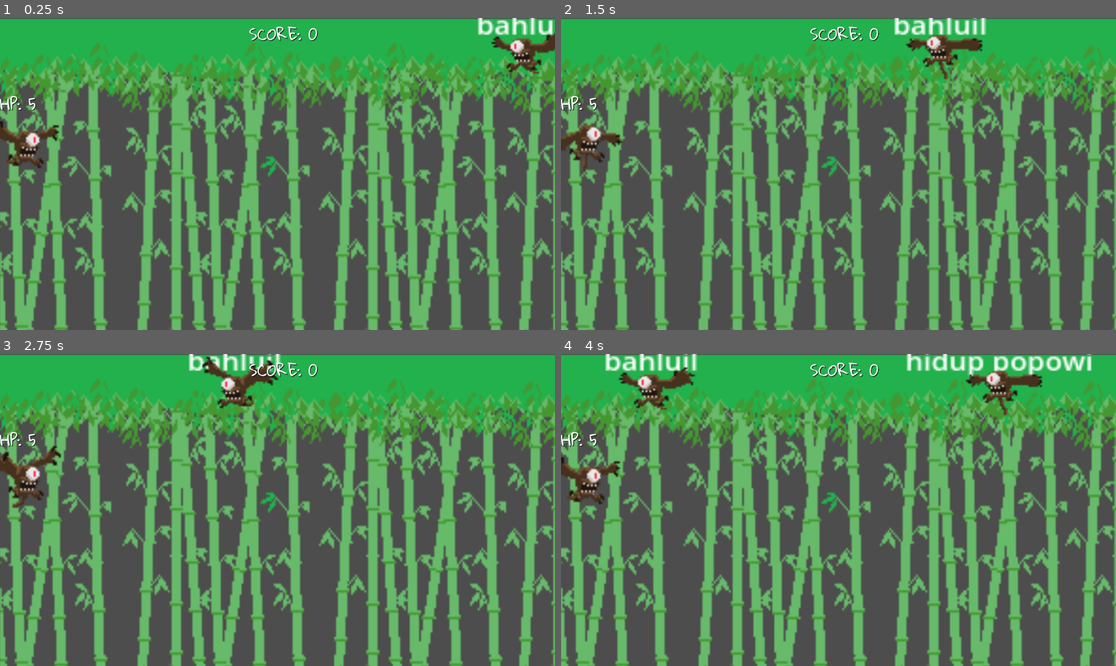
Above: before the commit, frames 1-4 (two rows, left to right).
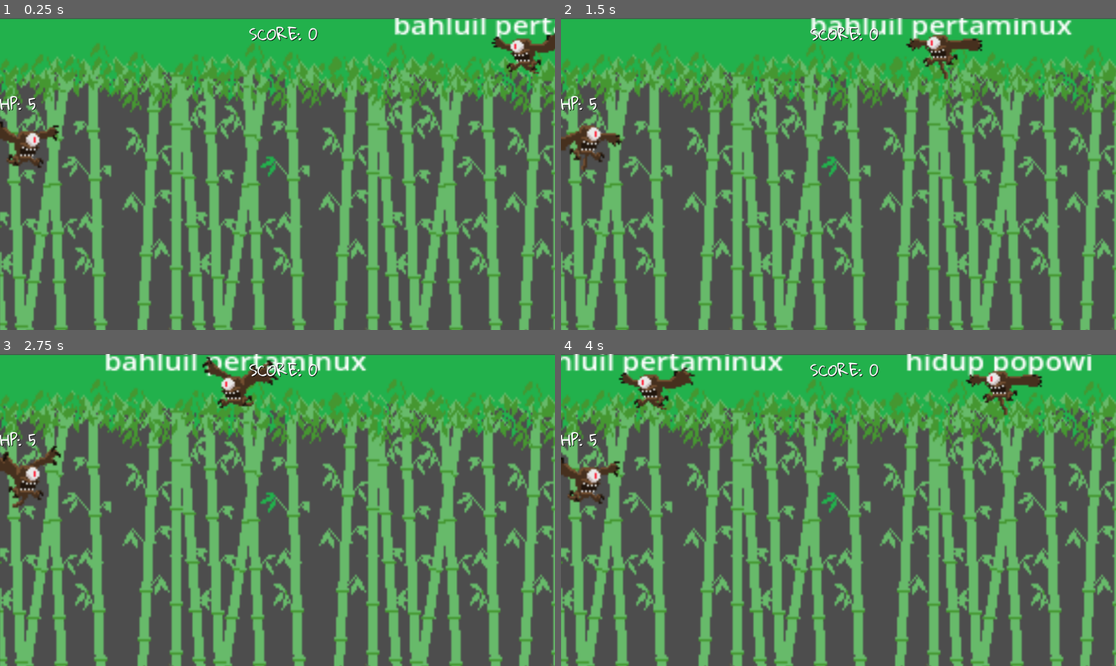
Above: after the commit, the same moments.

Repository: awanswangd/Bahana-Bani
Game: Godot game, scene res://main.tscn
Two runs of this game, one before a commit and one after it. Both use one fixed random seed, a clock stepped at 60 frames per second and the inputs below.
Inputs:
- Up to frame 1 (0.25 s): no input
- Up to frame 2 (1.5 s): tap Enter at 0.5 s
- Up to frame 3 (2.75 s): no input
- Up to frame 4 (4 s): no input

The runs differ from the first frame. In frame 1, 1.1% of the frame differs, in the area x 71-100%, y 0-7%; in frame 2, 1.6%, in the area x 45-93%, y 0-8%; in frame 3, 1.6%; in frame 4, 1.4%.

Commit message:
Update word list with complete phrases for improved gameplay experience

Diff:
--- a/mekanik-awal/main.gd
+++ b/mekanik-awal/main.gd
@@ -20,15 +20,15 @@
 var active_enemy = null
 var current_letter_index: int = -1
 var word_list = [
-	"game",
-	"musik",
+	"game ini bagus",
+	"musik for life",
 	"hidup popowi",
-	"bahluil",
+	"bahluil pertaminux",
 	"skill issue",
-	"quest",
+	"quest ez pz",
 	"attack on titan",
 	"colossal titan",
-	"reinkarnasi"
+	"reinkarnasi jadi slime"
 ]
 
 func _ready() -> void:
